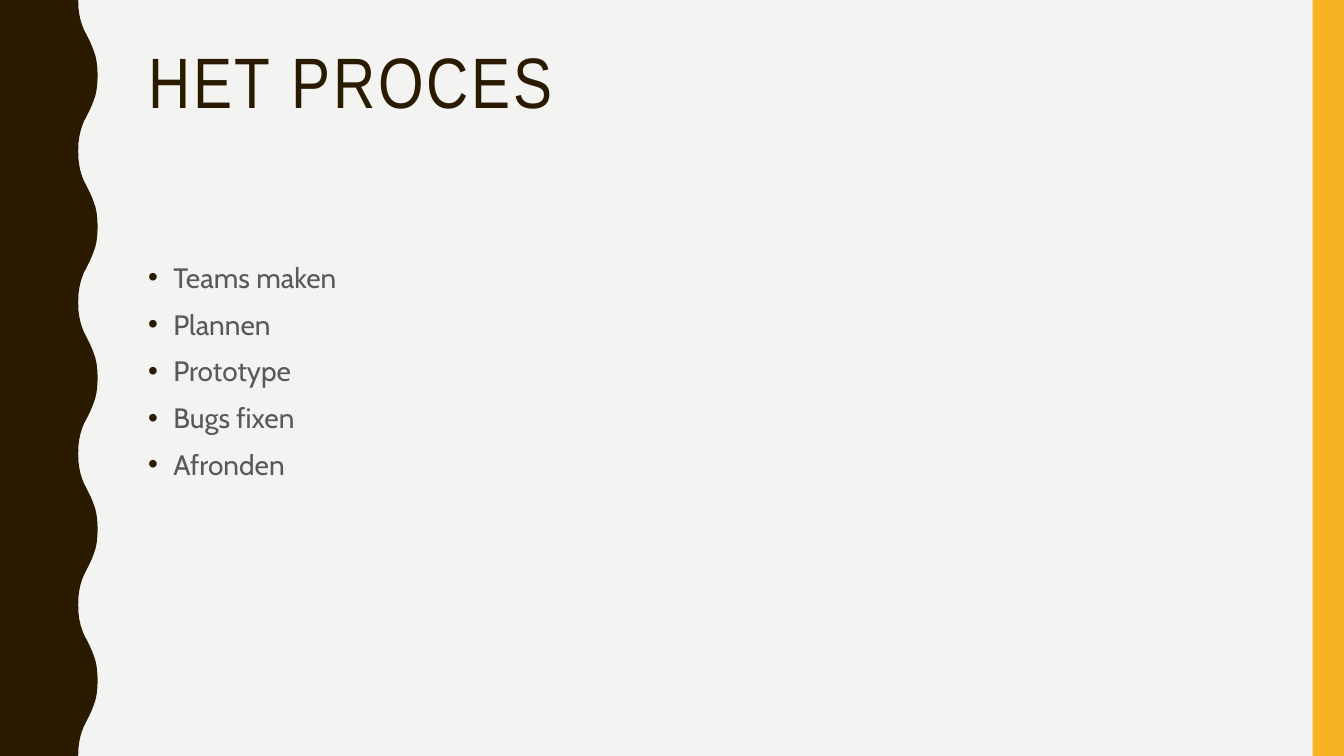
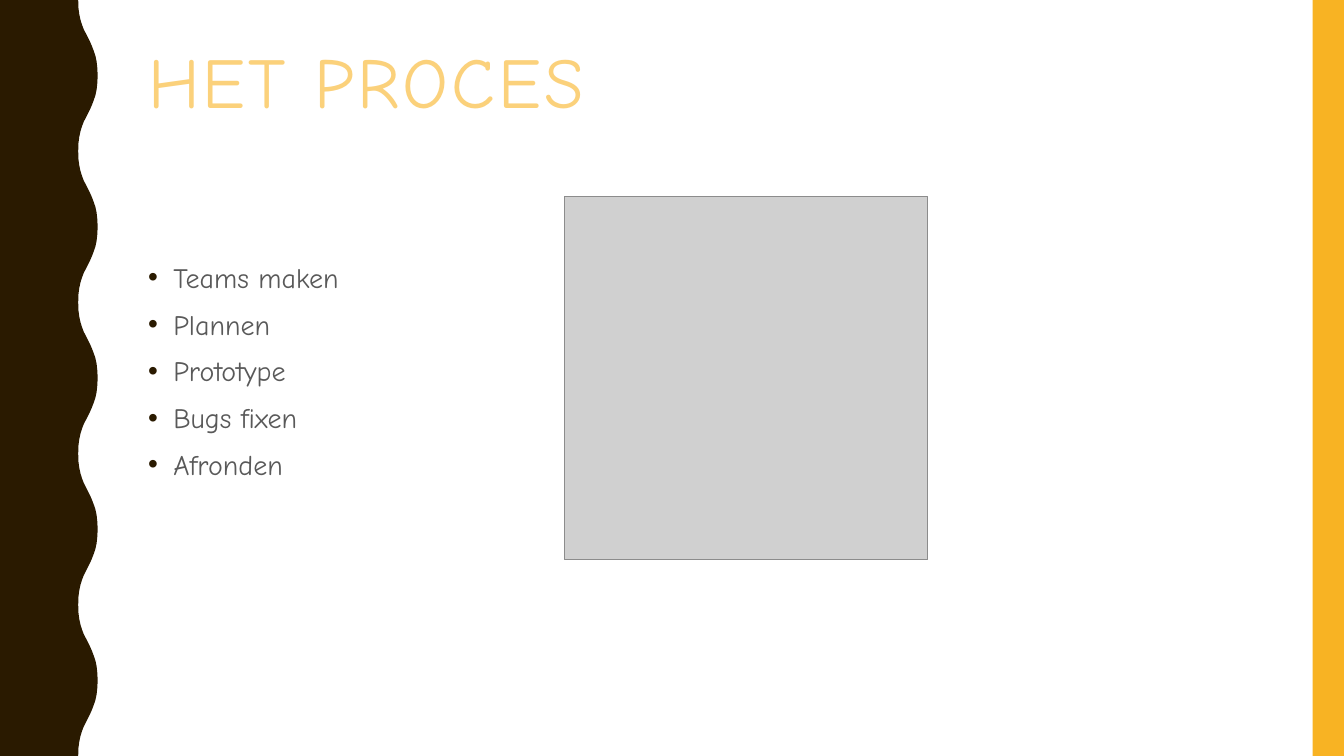
Before and after one commit to JenoahKers/WebdevP8, a slide deck: slide 3 of Documentatie/Pitch.pptx. Drawn at 1344x756 pixels with LibreOffice and Linux fonts; fonts in the diff are those of the drawing; grey boxes stand for pictures; background and template pictures are left out. Boxes give left, top, right and bottom in pixels: in the first picture for what was removed or moved away, otherwise in the second. Text is boxed around its words. In the diff, an @@ line names an element or a change of style, - is before the commit and + after.

```diff
--- a/Documentatie/Pitch.pptx
+++ b/Documentatie/Pitch.pptx
@@ background #F3F3F2 to picture (left out) @@
@@ title "HET PROCES" at (148,60,584,109): font Arial Narrow to Comic Neue, text colour #2A1A00 to #FBD17B @@
@@ picture added at (565,197,929,561) @@
@@ text "Teams maken" at (173,269,338,475): font Cabin to Comic Neue @@
```
Also in this commit, not shown: 4 other slides changed.
